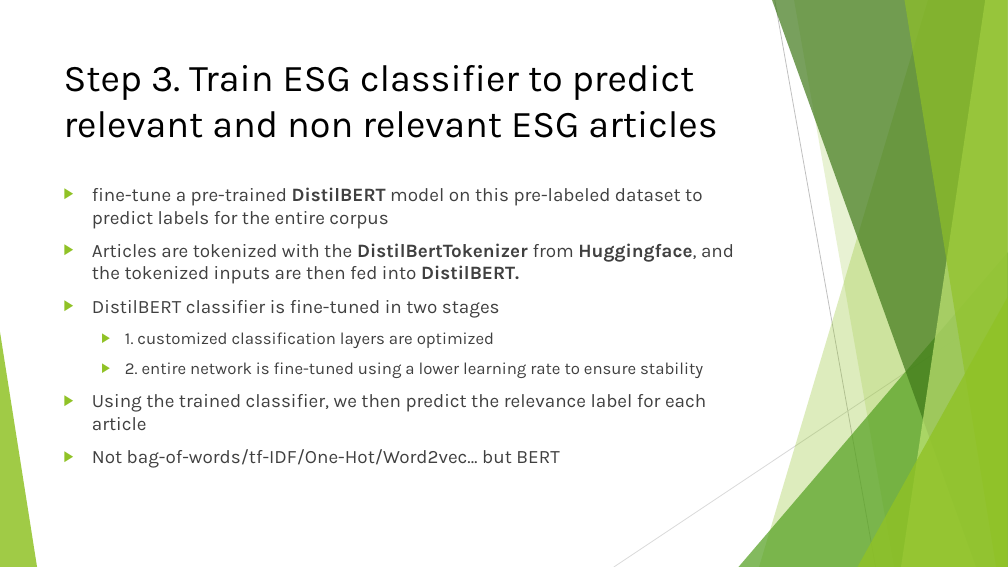
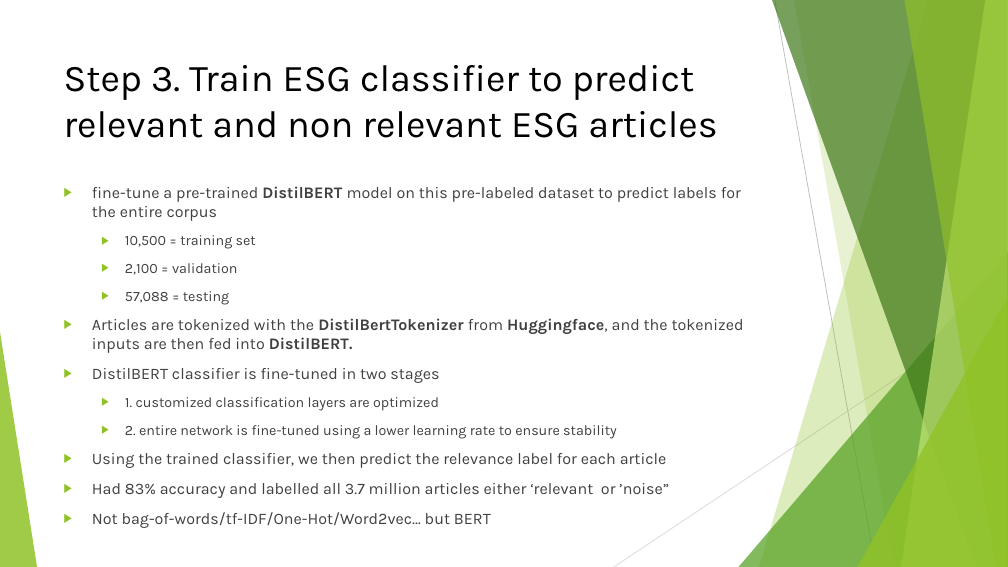
Before and after one commit to eamonnk/sci_res_lit_spec9997_john_sat, a slide deck: slide 18 of asgnmnts/assgmnt 1/final/spec9997_assgnmnt_1_eamonn_kelly_D24127620.pptx. Drawn at 1008x567 pixels with LibreOffice and Linux fonts; fonts in the diff are those of the drawing. Boxes give left, top, right and bottom in pixels: in the first picture for what was removed or moved away, otherwise in the second. Text is boxed around its words. In the diff, an @@ line names an element or a change of style, - is before the commit and + after.

```diff
--- a/asgnmnts/assgmnt 1/final/spec9997_assgnmnt_1_eamonn_kelly_D24127620.pptx
+++ b/asgnmnts/assgmnt 1/final/spec9997_assgnmnt_1_eamonn_kelly_D24127620.pptx
@@ text at bbox=[92, 186, 744, 468]: size 18 to 15.3 pt in "fine-tune a pre-trained DistilBERT model on this ...", "Articles are tokenized with the DistilBertTokenizer from ...", "DistilBERT classifier is fine-tuned in two stages", "Using the trained classifier, we then predict ..." and 1 more places; size 16 to 13.6 pt in "1. customized classification layers are optimized", "2. entire network is fine-tuned using a ..." @@
@@ text at bbox=[125, 235, 256, 305]: paragraphs added @@
+  ▶ 10,500 = training set
+  ▶ 2,100 = validation
+  ▶ 57,088 = testing
@@ text at bbox=[92, 483, 669, 498]: paragraph added @@
+▶ Had 83% accuracy and labelled all 3.7 million articles either ‘relevant or ’noise”
```
Also in this commit, not shown: 17 other slides changed, 10 other files.
